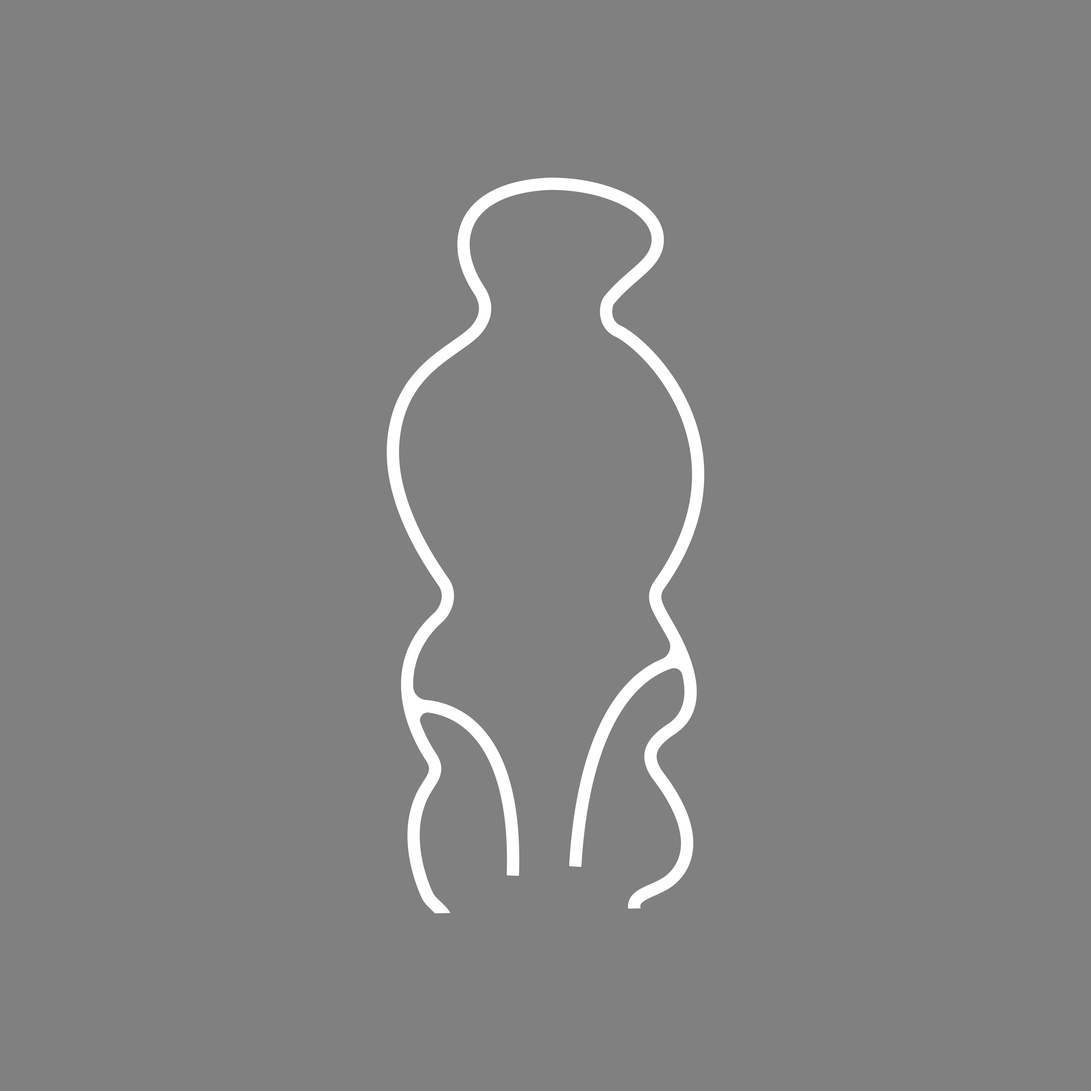
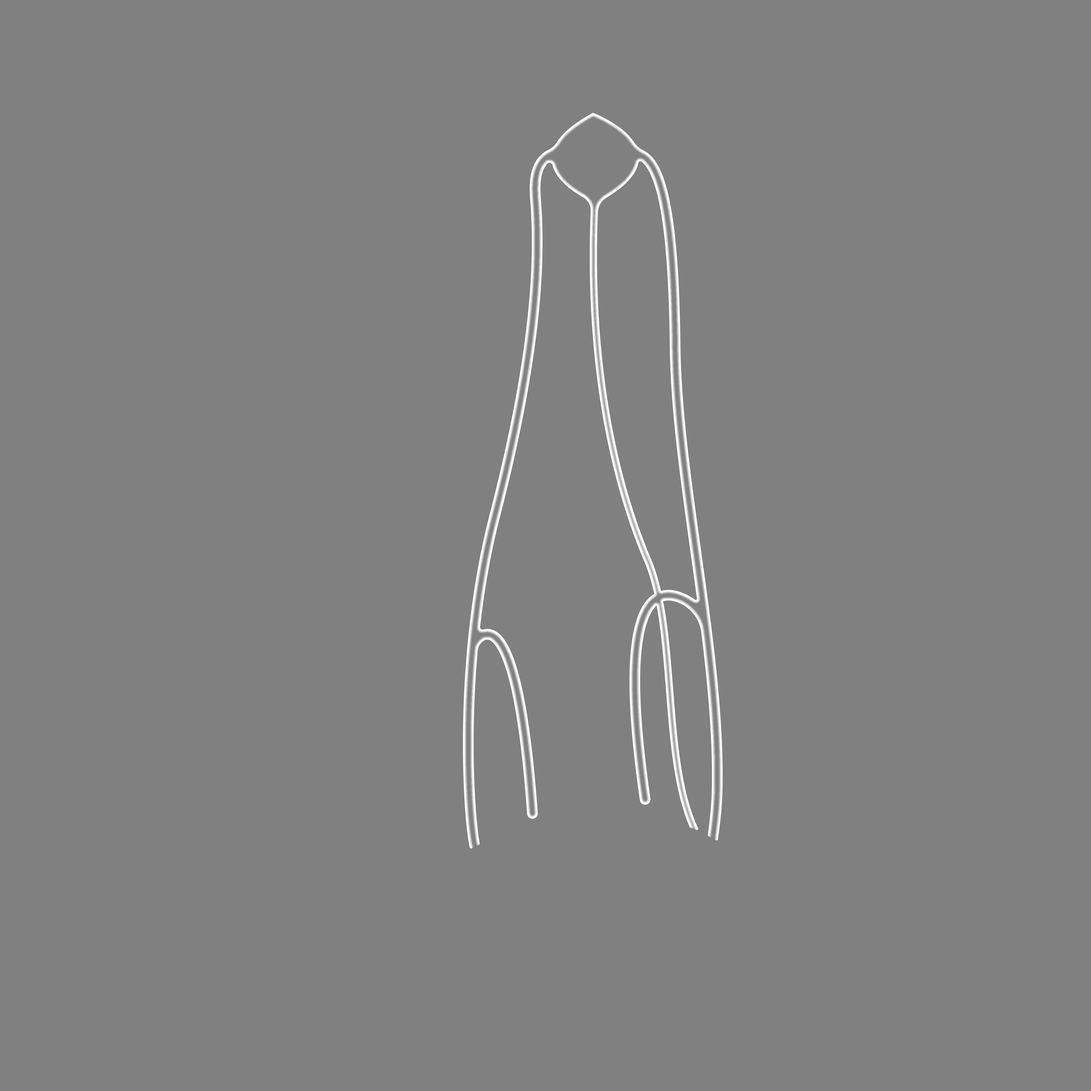
Two versions of the same layered image (1091 × 1091). Layer-by-layer changes:
painted on "Vector Smart Object" over [386, 112, 723, 914]
